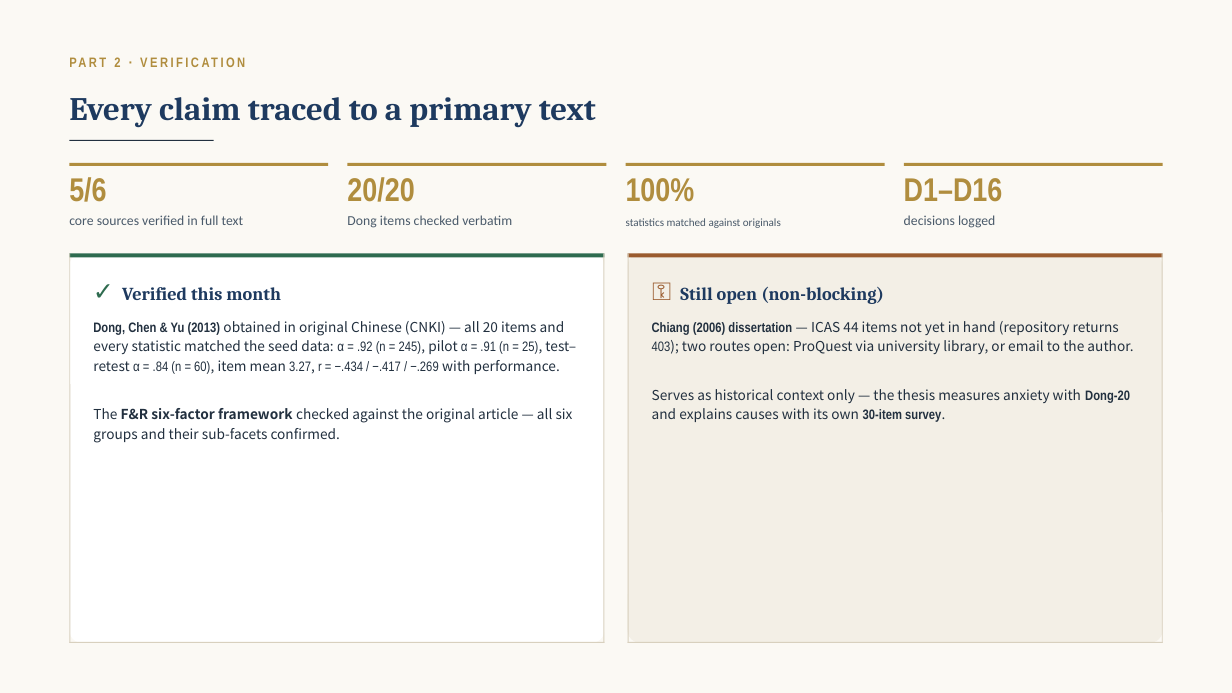
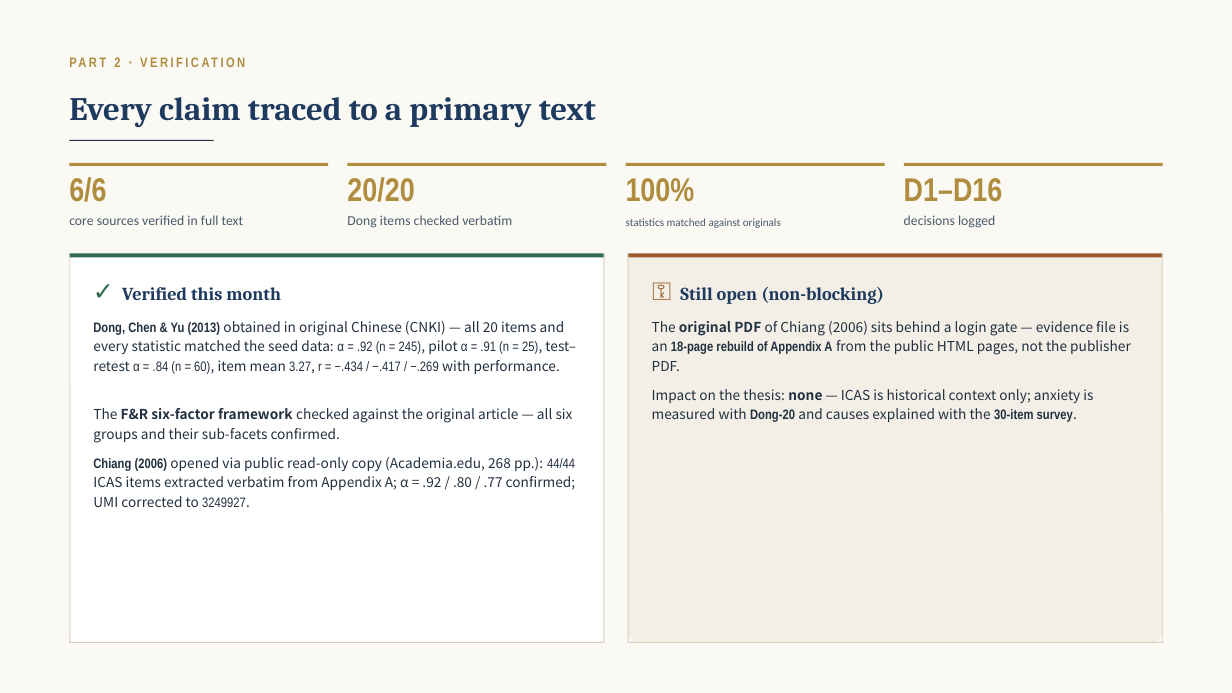
Before and after one commit to longme179/GLM-sessions-sandbox-archive, a slide deck: slide 4 of projects/SPNC/deliverables/SPNC_progress_report_supervisor.pptx. Drawn at 1232x693 pixels with LibreOffice and Linux fonts; fonts in the diff are those of the drawing. Boxes give left, top, right and bottom in pixels: in the first picture for what was removed or moved away, otherwise in the second. Text is boxed around its words. In the diff, an @@ line names an element or a change of style, - is before the commit and + after.

Commit message:
SPNC session 7 final: ICAS resolved — Chiang 2006 opened via public copy, 44/44 items verbatim (ICAS_ITEMS.md), UMI corrected to 3249927; deck slide 4 (6/6) + slide 12 (risk RESOLVED) + sotay Q&A 5.6 updated; ledgers mirrored; synced host md5 4/4

```diff
--- a/projects/SPNC/deliverables/SPNC_progress_report_supervisor.pptx
+++ b/projects/SPNC/deliverables/SPNC_progress_report_supervisor.pptx
@@ text at (69,177,106,202): text changed @@
-5/6
+6/6
@@ text at (652,321,1131,371): text changed @@
-Chiang (2006) dissertation — ICAS 44 items not yet in hand (repository returns 403); two routes open: ProQuest via university library, or email to the author.
+The original PDF of Chiang (2006) sits behind a login gate — evidence file is an 18-page rebuild of Appendix A from the public HTML pages, not the publisher PDF.
@@ text at (652,389,1093,422): text changed @@
-Serves as historical context only — the thesis measures anxiety with Dong-20 and explains causes with its own 30-item survey.
+Impact on the thesis: none — ICAS is historical context only; anxiety is measured with Dong-20 and causes explained with the 30-item survey.
@@ text added at (93,457,576,507), 8 pt, text #22303F @@
+Chiang (2006) opened via public read-only copy (Academia.edu, 268 pp.): 44/44 ICAS items extracted verbatim from Appendix A; α = .92 / .80 / .77 confirmed; UMI corrected to 3249927.
```
Also in this commit, not shown: 1 other slide changed, 6 other files.
